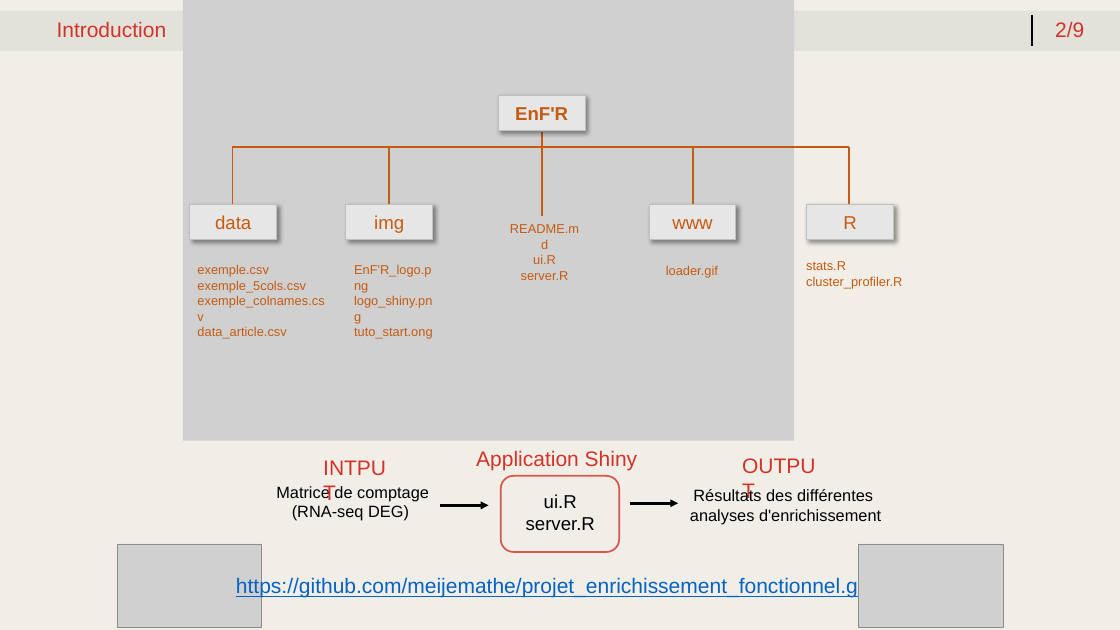
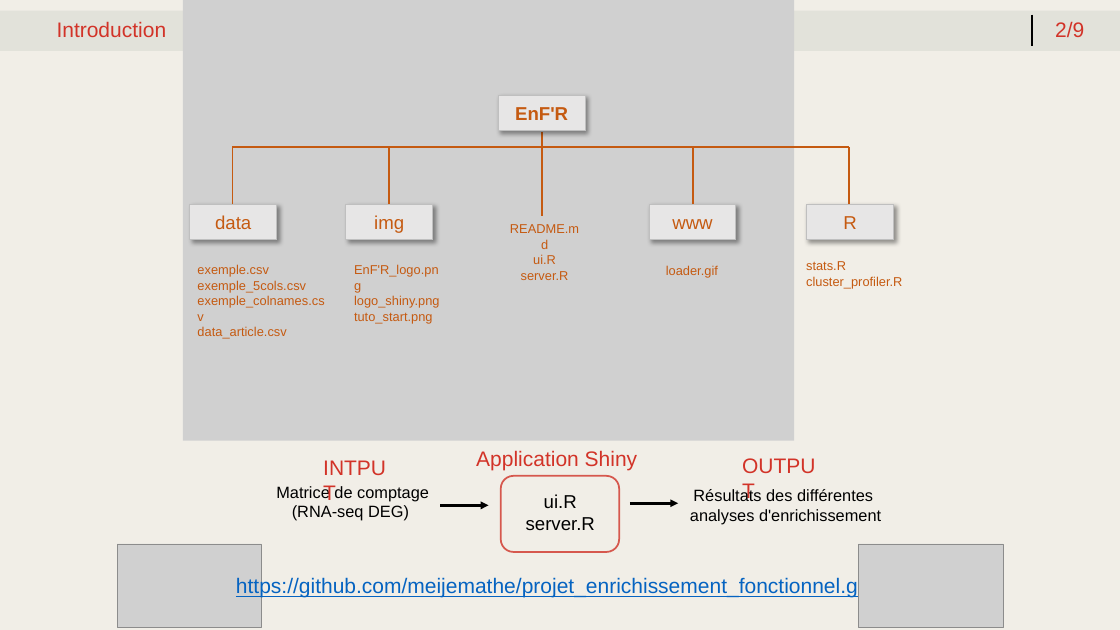
Before and after one commit to meijemathe/projet_enrichissement_fonctionnel, a slide deck: slide 3 of presentation/Projet_enrichissement_shiny.pptx. Drawn at 1120x630 pixels with LibreOffice and Linux fonts; fonts in the diff are those of the drawing; grey boxes stand for pictures. Boxes give left, top, right and bottom in pixels: in the first picture for what was removed or moved away, otherwise in the second. Text is boxed around its words. In the diff, an @@ line names an element or a change of style, - is before the commit and + after.

```diff
--- a/presentation/Projet_enrichissement_shiny.pptx
+++ b/presentation/Projet_enrichissement_shiny.pptx
@@ text at [354,313,433,324]: text changed @@
-tuto_start.ong
+tuto_start.png
```
Also in this commit, not shown: 1 other file.
